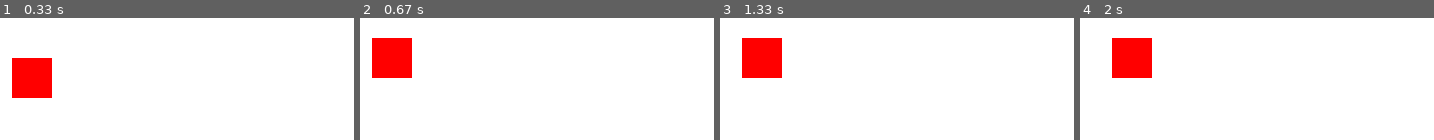
Above: before the commit, frames 1-4 (left to right).
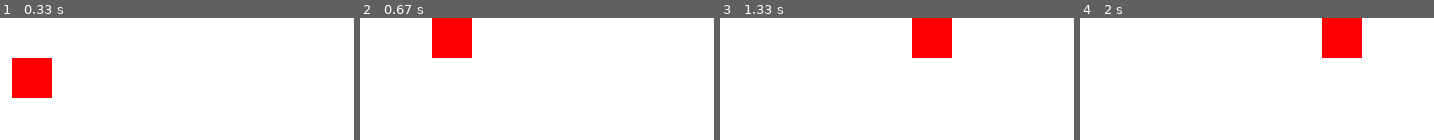
Above: after the commit, the same moments.

Repository: code4tomorrow/python
Game: pygame game, started from games/chapter3/solutions/MoveRectProblem.py
Two runs of this game, one before a commit and one after it. Both use one fixed random seed, a clock stepped at 60 frames per second and the inputs below.
Inputs:
- Up to frame 1 (0.33 s): no input
- Up to frame 2 (0.67 s): hold W from 0.33 s (still down); hold Right from 0.33 s (still down)
- Up to frame 3 (1.33 s): release W at 0.8 s; release Right at 0.8 s; hold Right 0.83-1.3 s
- Up to frame 4 (2 s): hold Right from 1.67 s (still down)

Frame 1 is identical in both runs. In frame 2, 7.4% of the frame differs, in the area x 3-32%, y 0-50%; in frame 3, 7.4%; in frame 4, 7.4%.

Commit message:
Fix movement bug

Diff:
--- a/games/chapter3/solutions/MoveRectProblem.py
+++ b/games/chapter3/solutions/MoveRectProblem.py
@@ -42,16 +42,16 @@
         if event.type == pygame.KEYDOWN:
             if event.key == pygame.K_ESCAPE:
                 run = False
-            # get states of keys
-            keysPressed = pygame.key.get_pressed()
-            # recall that y coord decreases as you go up the window
-            # the origin is at the top left corner
-            if keysPressed[pygame.K_UP] or keysPressed[pygame.K_w]:
-                rectangle[2] -= 5 if rectangle[2] >= 5 else 0
-            elif keysPressed[pygame.K_s] or keysPressed[pygame.K_DOWN]:
-                rectangle[2] += 5 if rectangle[2] <= 475 else 0
-            elif keysPressed[pygame.K_d] or keysPressed[pygame.K_RIGHT]:
-                rectangle[1] += 5 if rectangle[1] <= 475 else 0
-            elif keysPressed[pygame.K_a] or keysPressed[pygame.K_LEFT]:
-                rectangle[1] -= 5 if rectangle[1] >= 5 else 0
+    # get states of keys
+    keysPressed = pygame.key.get_pressed()
+    # recall that y coord decreases as you go up the window
+    # the origin is at the top left corner
+    if keysPressed[pygame.K_UP] or keysPressed[pygame.K_w]:
+        rectangle[2] -= 5 if rectangle[2] >= 5 else 0
+    if keysPressed[pygame.K_s] or keysPressed[pygame.K_DOWN]:
+        rectangle[2] += 5 if rectangle[2] <= 475 else 0
+    if keysPressed[pygame.K_d] or keysPressed[pygame.K_RIGHT]:
+        rectangle[1] += 5 if rectangle[1] <= 475 else 0
+    if keysPressed[pygame.K_a] or keysPressed[pygame.K_LEFT]:
+        rectangle[1] -= 5 if rectangle[1] >= 5 else 0
     pygame.display.update()
